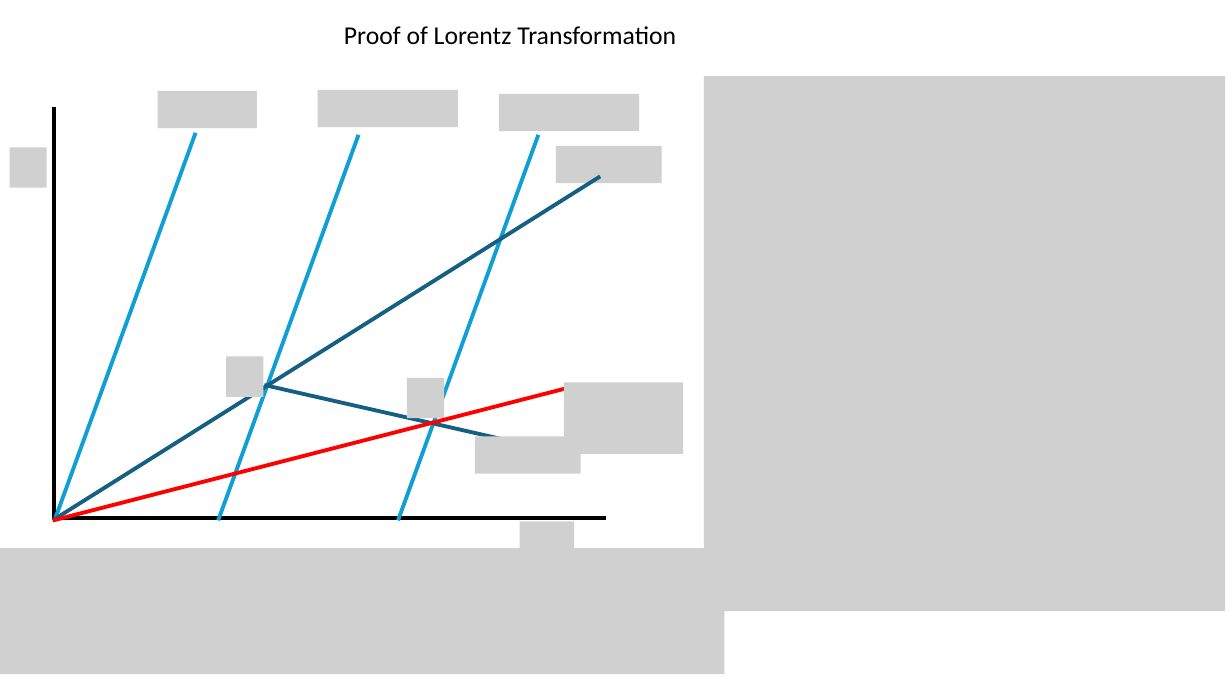
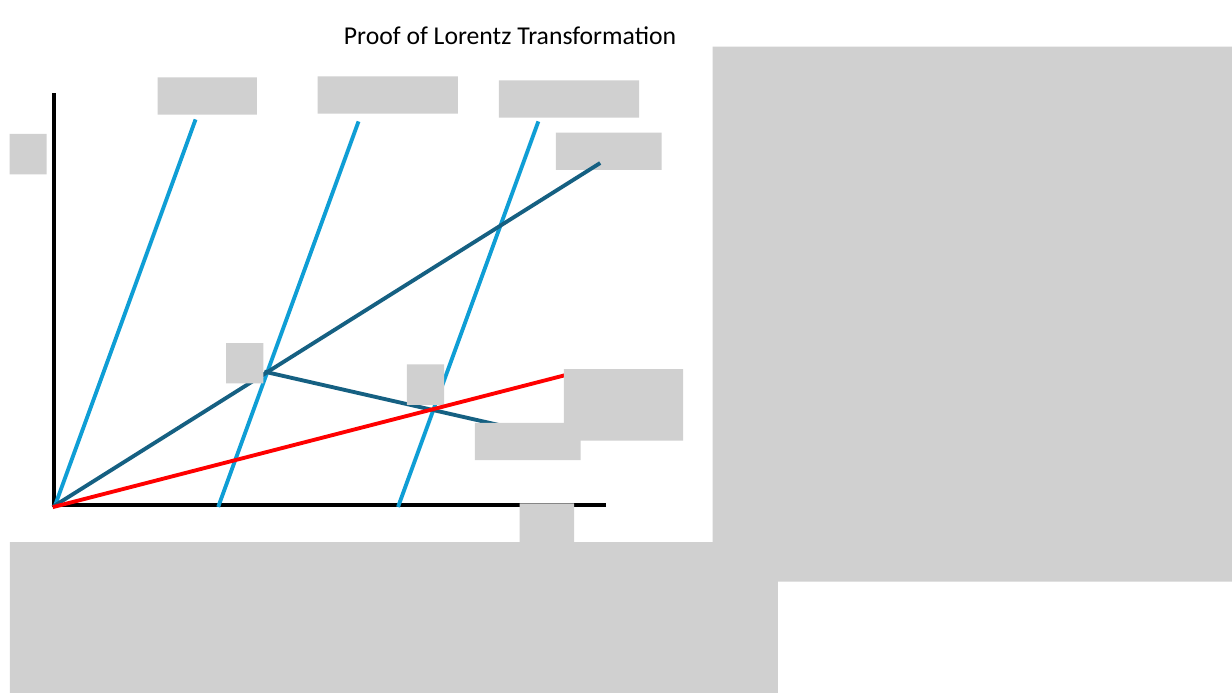
Before and after one commit to jlmucb/class_notes, a slide deck: slide 1 of science/Lorentz.pptx. Drawn at 1232x693 pixels with LibreOffice and Linux fonts; fonts in the diff are those of the drawing; grey boxes stand for pictures. Boxes give left, top, right and bottom in pixels: in the first picture for what was removed or moved away, otherwise in the second. Text is boxed around its words. In the diff, an @@ line names an element or a change of style, - is before the commit and + after.

Commit message:
ne more fix

```diff
--- a/science/Lorentz.pptx
+++ b/science/Lorentz.pptx
@@ picture: place and size @@
-picture at [704,76,1226,611]
+picture at [713,46,1232,581]
@@ 10 pictures, 8 lines: place and size @@
-10 pictures, 8 lines at [9,90,683,562]
+10 pictures, 8 lines at [9,77,683,544]
@@ picture: place and size @@
-picture at [0,548,725,674]
+picture at [10,543,778,693]
```
